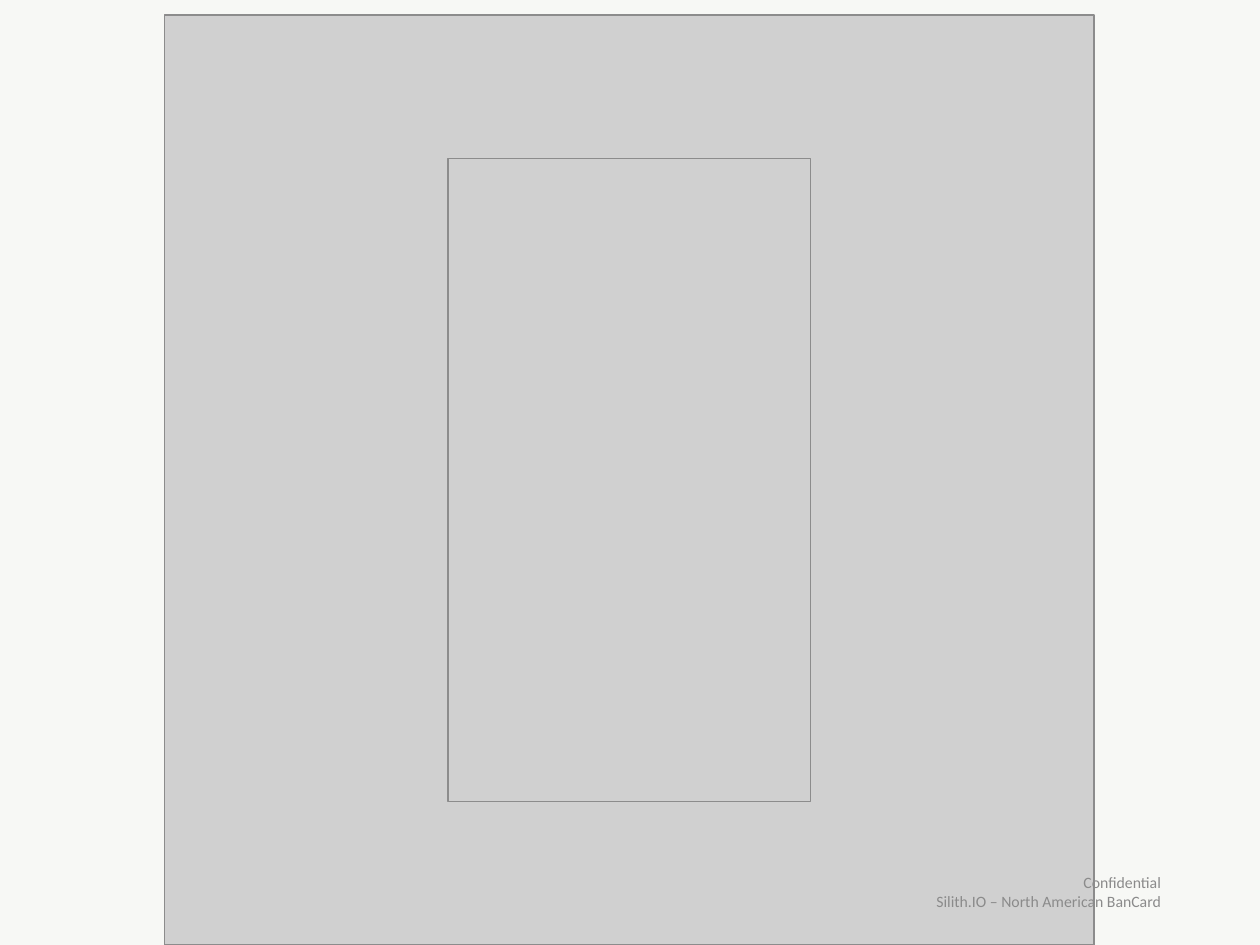
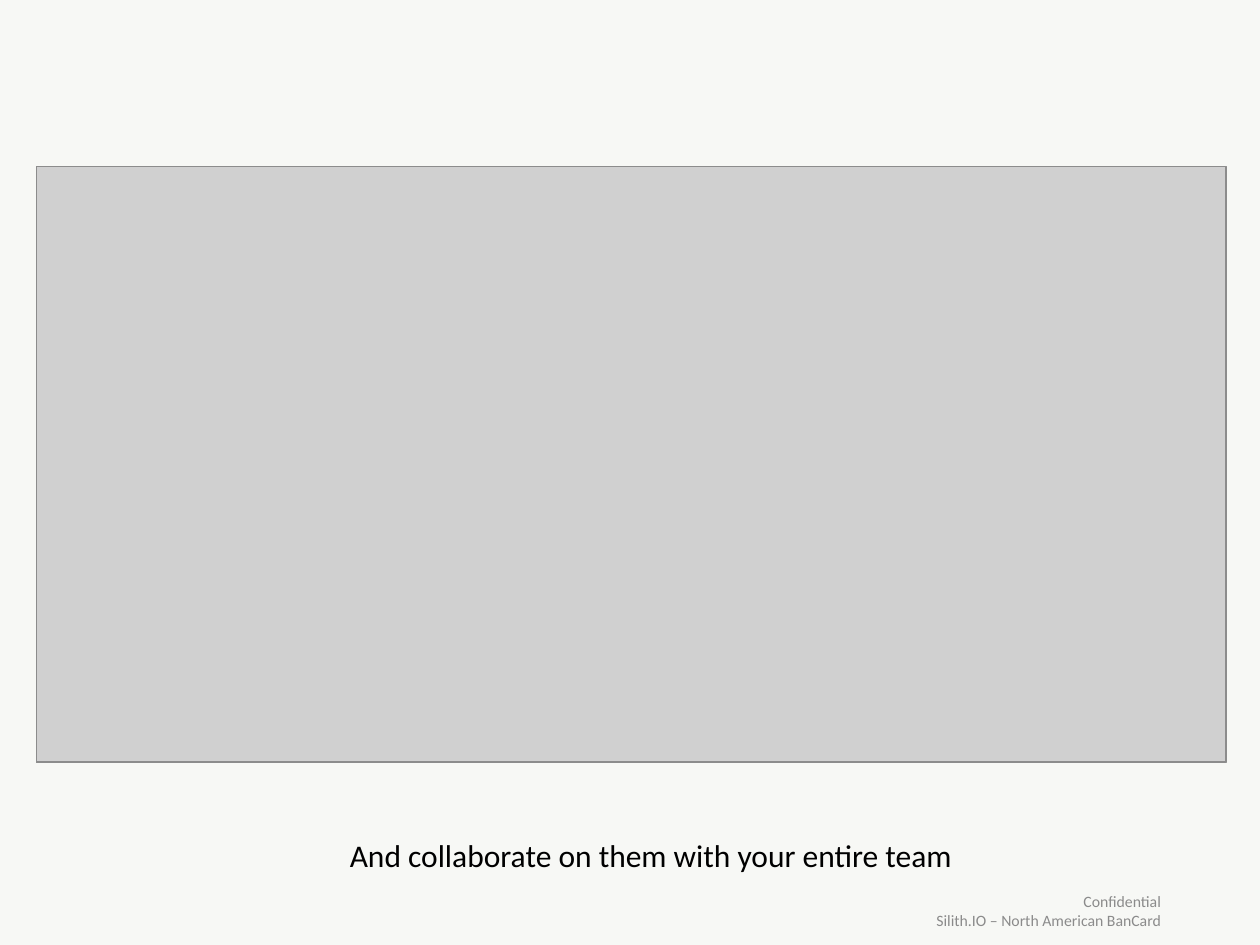
Before and after one commit to bclark8923/AnnoTree, a slide deck: slide 7 of Docs/Pitches/AnnoTreePresentation_External.pptx (slide 4 before the commit). Drawn at 1260x945 pixels with LibreOffice and Linux fonts; fonts in the diff are those of the drawing; grey boxes stand for pictures. Boxes give left, top, right and bottom in pixels: in the first picture for what was removed or moved away, otherwise in the second. Text is boxed around its words. In the diff, an @@ line names an element or a change of style, - is before the commit and + after.

```diff
--- a/Docs/Pitches/AnnoTreePresentation_External.pptx
+++ b/Docs/Pitches/AnnoTreePresentation_External.pptx
@@ picture: place and size @@
-picture at [164,15,1094,945]
+picture at [37,166,1226,762]
@@ picture added at [37,166,1227,762] @@
@@ picture removed at [449,159,810,801] @@
@@ text added at [350,845,951,872], 18 pt, text #000000 @@
+And collaborate on them with your entire team
@@ text "Confidential" rewrapped from [936,874,1161,911] to [936,896,1161,926] @@
```
Also in this commit, not shown: 5 other slides changed, 2 slides removed, 6 other files.
